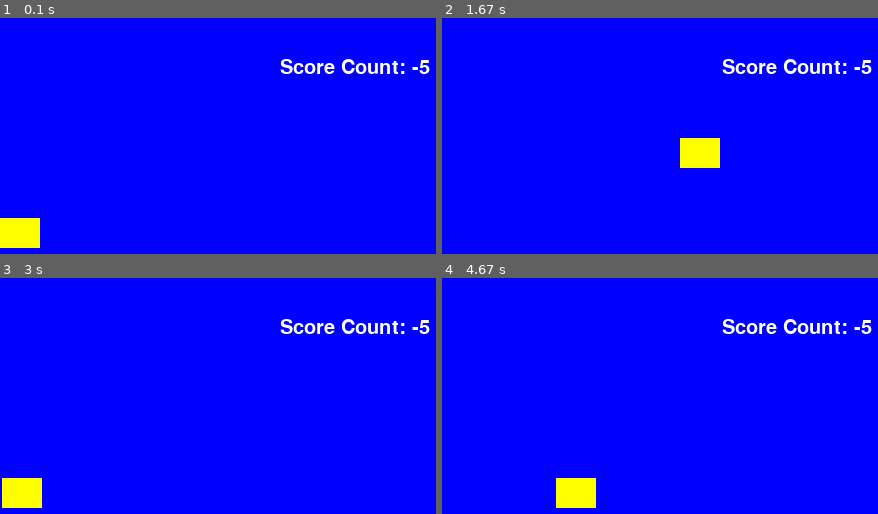
Above: before the commit, frames 1-4 (two rows, left to right).
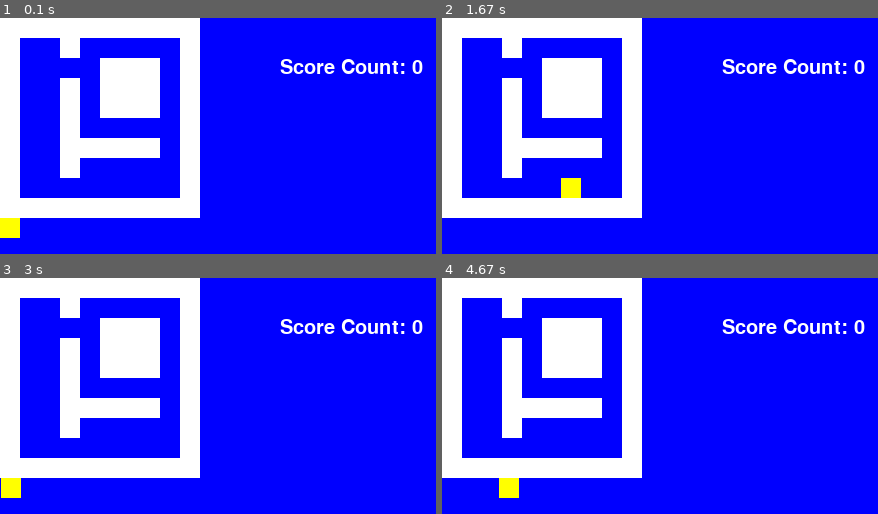
Above: after the commit, the same moments.

Repository: WillO1987/WillO-tasks
Game: pygame game, started from pygame/pacman.py
Two runs of this game, one before a commit and one after it. Both use one fixed random seed, a clock stepped at 60 frames per second and the inputs below.
Inputs:
- Up to frame 1 (0.1 s): no input
- Up to frame 2 (1.67 s): hold Right 0.33-0.8 s; hold Up 0.83-1.13 s; hold Right 1.17-1.63 s
- Up to frame 3 (3 s): hold Left 1.67-2.2 s; hold Down 2.23-2.53 s; hold Left 2.57-2.97 s
- Up to frame 4 (4.67 s): hold Up 3-3.37 s; hold Right 3.4-4.03 s; hold Down 4.07-4.43 s; hold Left from 4.47 s (still down)

The runs differ from the first frame. In frame 1, 22% of the frame differs, in the area x 0-99%, y 0-98%; in frame 2, 23%, in the area x 0-99%, y 0-85%; in frame 3, 22%; in frame 4, 23%.

Commit message:
Update pacman.py

Diff:
--- a/pygame/pacman.py
+++ b/pygame/pacman.py
@@ -3,6 +3,7 @@
 import math
 import random
 import time
+
 
 
 
@@ -59,26 +60,51 @@
         self.rect.y += moveUp
         keys = pygame.key.get_pressed()
         if keys[pygame.K_LEFT]:
-            moveSide = -2
+            moveSide = -1
             moveUp = 0
             #self.rect.x -= 5
         if keys[pygame.K_RIGHT]:
-            moveSide = 2
+            moveSide = 1
             moveUp = 0
             #self.rect.x += 5
         if keys[pygame.K_UP]:
             moveSide = 0
-            moveUp = -2
+            moveUp = -1
            # self.rect.y -= 5
         if keys[pygame.K_DOWN]:
             moveSide = 0
-            moveUp = +2
+            moveUp = 1
             #self.rect.y += 5
 
     def eatItems(self, item):
         if item == ghost:
             score = score + 1
         #if item == coin:
+
+class Block(pygame.sprite.Sprite):
+    def __init__(self ,B_colour , width , height, B_xval, B_yval):
+        super().__init__()
+        self.width = width
+        self.height = height
+        self.colour = B_colour
+        self.image = pygame.Surface([self.width, self.height])
+        self.image.fill(self.colour)
+        self.rect = self.image.get_rect()
+        self.rect.x = B_xval
+        self.rect.y = B_yval
+
+    def update(self):
+        self = self
+
+
+# class Map(pygame.sprite.Sprite):
+#     def __init__(self):
+#         super().__init__()
+#         self.width = 700
+#         self.height = 500
+#         self.map = []
+#         coloumn = self.height / 10
+#         row = self.width / 10
 
 
 
@@ -117,17 +143,38 @@
 
 #create sprite groups
 all_sprites = pygame.sprite.Group()
-
+wall_list = pygame.sprite.Group()
 ghost_sprites = pygame.sprite.Group()
 pacman_sprite = pygame.sprite.Group()
 # create player spaceship
-player = Pacman(40 , 30 , x_val , y_val , 3)
+player = Pacman(20 , 20 , x_val , y_val , 3)
 pacman_sprite.add(player)
 all_sprites.add(player)
 #set the enemy count
 Ghost_num = enemy_count
 
 ghost = Ghost(5,5)
+#<---------- MAP MAKE HERE ----------------->
+map =  [[1,1,1,1,1,1,1,1,1,1],
+        [1,0,0,0,0,0,0,0,0,1],
+        [1,0,0,0,0,0,0,0,0,1],
+        [1,1,0,1,1,1,1,1,0,1],
+        [1,0,0,0,0,0,1,0,0,1],
+        [1,0,1,1,1,0,1,0,0,1],
+        [1,0,1,1,1,0,1,0,0,1],
+        [1,0,1,1,1,0,1,0,0,1],
+        [1,0,0,0,0,0,0,0,0,1],
+        [1,1,1,1,1,1,1,1,1,1]]
+for y in range(0,10):
+    for x in range(0,10):
+        if map[x][y] == 1:
+            my_wall = Block(WHITE ,20 , 20 , x*20 , y*20)
+            wall_list.add(my_wall)
+            all_sprites.add(my_wall)
+
+
+
+
 
 
 # -------- Main Program Loop -----------
@@ -154,12 +201,13 @@
 
     screen.fill(BLUE)
 
+
     #draw stuff here:
     all_sprites.draw(screen)
     pacman_sprite.draw(screen)
 
     #messages at the top
-    realscore = score - 5
+    realscore = score
     score_count = font.render("Score Count: " + str(realscore), True, WHITE)
     # endmessage = font.render(end, True, WHITE)
     # screen.blit(endmessage, [271,103])
